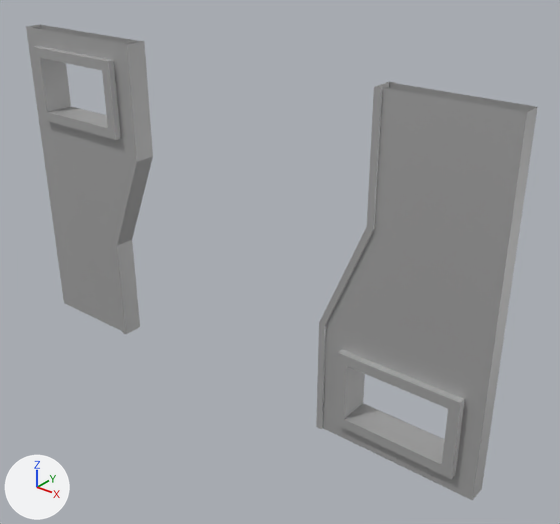
A saved change to the glTF model src/models/bitgem/tower-elevator-doors.glb.
The view is the same before and after, from a 50 mm lens placed at (5.22, -4.27, 6.01), pointed at (0.5, 1.63, 2.35). Every picture has the same lights, and +X, +Y and +Z are marked at lower left. Objects named as collision shapes, trigger or cutter boxes, shadow casters or lower levels of detail are left out. Where no turn or scale is listed for an object, it has been applied to the vertices. Vertices at the same position are counted once.

Objects in the first picture: 'elevator_door_left', 'elevator_door_right'.
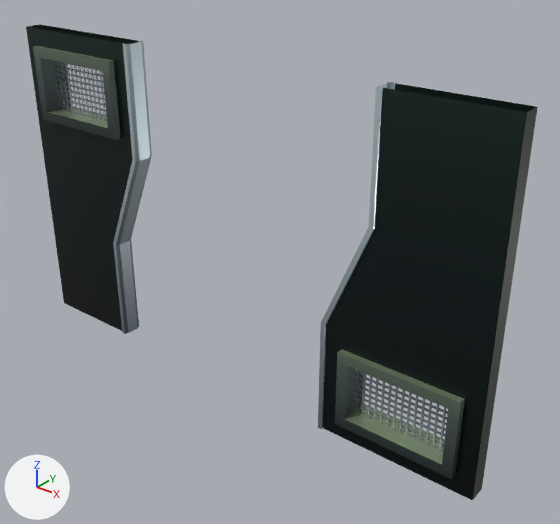
Where the change shows, as pixel boxes [x1, y1, x2, y2] in the pictures (560 x 524 px; the box of a moved part takes in the faces that stretch with it):
'elevator_door_left', reshaped: before [316, 82, 538, 500]; after [318, 82, 538, 500]
'elevator_door_right', reshaped: before [26, 25, 153, 334]; after [26, 25, 152, 334]
'elevator_door_right.002', added: after [354, 371, 448, 451]
'elevator_door_right.001', added: after [53, 61, 107, 122]
part 1 of me_mesh_005, moved or reshaped: before [316, 82, 395, 429]; after [318, 82, 395, 429]
part 2 of me_mesh_005, recoloured (grey to black): [322, 83, 538, 500] in both
part 3 of me_mesh_003, moved or reshaped: before [113, 41, 153, 334]; after [113, 41, 152, 334]
part 4 of me_mesh_003, recoloured (grey to black): [26, 25, 140, 331] in both

The change, as a list of edits to the scene's bpy script:
```text
Add img_turret_texture:
    img_turret_texture = load_image('turret_texture', '_unpacked/turret_texture', 1024, 1024, 'sRGB')
Add img_metal_grate1_albedo:
    img_metal_grate1_albedo = load_image('metal-grate1_albedo', '_unpacked/metal-grate1_albedo', 128, 128, 'sRGB')
Add mat_gradients:
    mat_gradients = principled_material('gradients')
    mat_gradients.texture = img_turret_texture
    mat_gradients.metallic = 0.55
    mat_gradients.roughness = 0.292
Add mat_phong1_001:
    mat_phong1_001 = bpy.data.materials.new('phong1.001')
    # uses the picture img_metal_grate1_albedo
Change me_mesh_005:
    where me_mesh_005.from_pydata(...)  # 64 vertices, 108 faces; spans x 0.68..2.5, y 1.22..1.58, z 0.75..4.5
    used by ob_elevator_door_left; location = (0.61, 0.0, 0.0)
    me_mesh_005 part 1
    8 vertices are removed from x 0.68..1.18, y 1.28..1.52, z 2.05..3.23
    27 faces are deleted
    4 vertices in x 0.68..1.18, y 1.28..1.52, z 0.75..4.5 move by (0.02, 0.0, 0.0)
    4 vertices move from x 0.68..1.18, y 1.3..1.5, z 0.75..4.5 to x 0.68..1.18, y 1.32..1.48, z 0.75..4.5
    8 vertices are added at x 0.68..1.2, y 1.28..1.52, z 2.04..3.23
    27 new faces join them
    me_mesh_005 part 2: 81 faces spanning x 0.7..2.5, y 1.22..1.58, z 0.75..4.5 switch from mat_phong1 (grey #bcbcbc) to mat_gradients (picture img_turret_texture)
Change me_mesh_003:
    where me_mesh_003.from_pydata(...)  # 64 vertices, 108 faces; spans x -2.5..-0.68, y 1.22..1.58, z 0.75..4.5
    used by ob_elevator_door_right; location = (-0.61, 0.0, 0.0)
    me_mesh_003 part 3
    8 vertices are removed from x -1.18..-0.68, y 1.28..1.52, z 2.02..3.2
    29 faces are deleted
    4 vertices in x -1.18..-0.68, y 1.28..1.52, z 0.75..4.5 move by (-0.02, 0.0, 0.0)
    4 vertices move from x -1.18..-0.68, y 1.3..1.5, z 0.75..4.5 to x -1.18..-0.68, y 1.32..1.48, z 0.75..4.5
    8 vertices are added at x -1.2..-0.68, y 1.28..1.52, z 2.02..3.21
    29 new faces join them
    me_mesh_003 part 4: 79 faces spanning x -2.5..-0.7, y 1.22..1.58, z 0.75..4.5 switch from mat_phong1 (grey #bcbcbc) to mat_gradients (picture img_turret_texture)
Add me_mesh_012:
    me_mesh_012.from_pydata(...)  # 8 vertices, 4 faces; spans x -2.184..-1.066, y 1.394..1.413, z 3.535..4.184
    me_mesh_012.materials.append(mat_phong1_001)
Add ob_elevator_door_right_001:
    ob_elevator_door_right_001 = bpy.data.objects.new('elevator_door_right.001', me_mesh_012)
    ob_elevator_door_right_001.location = (-0.61, 0.0, 0.0)
Add ob_elevator_door_right_002:
    ob_elevator_door_right_002 = bpy.data.objects.new('elevator_door_right.002', me_mesh_012.copy())
    ob_elevator_door_right_002.location = (3.86, 0.0, -2.47)
```
